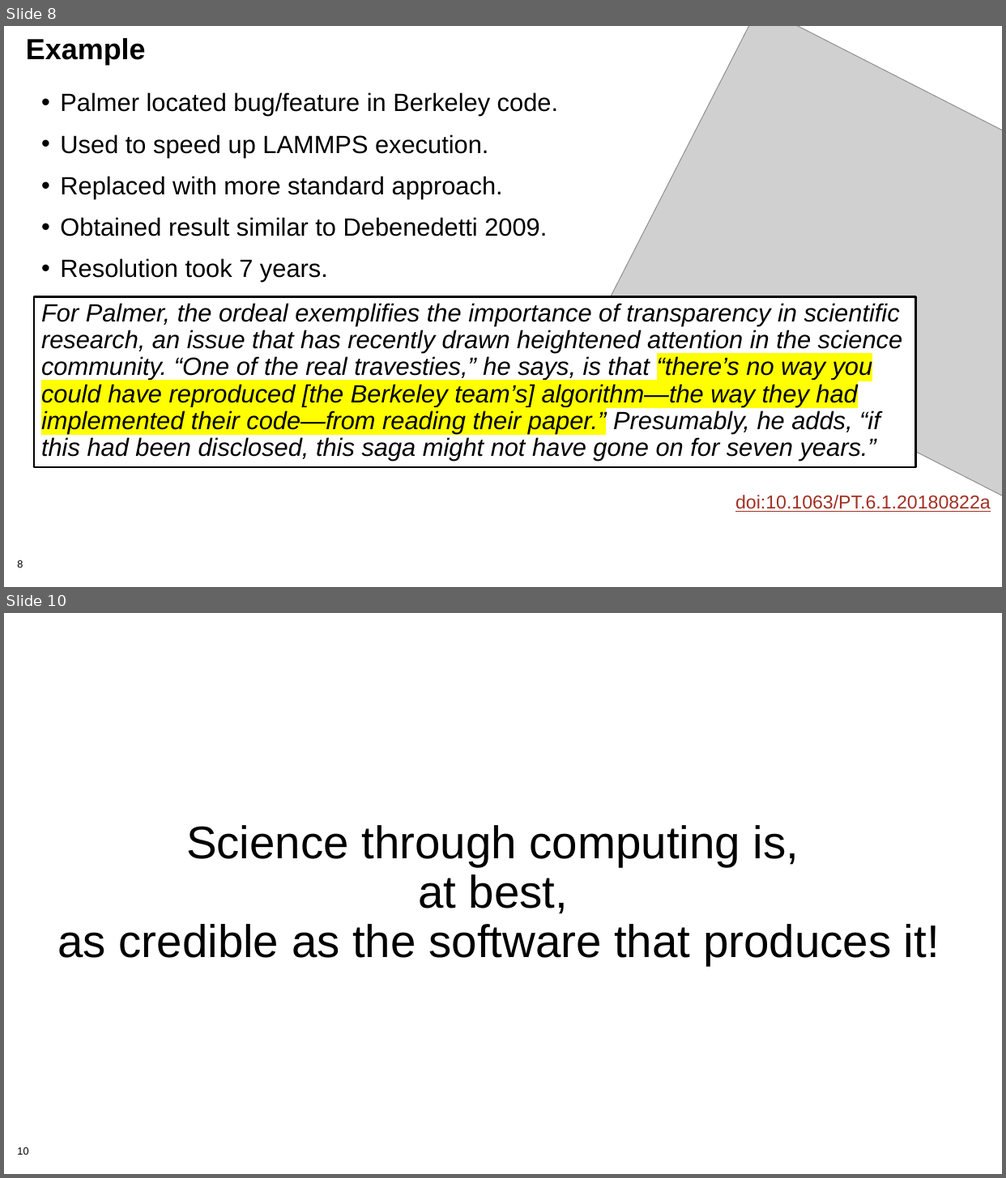
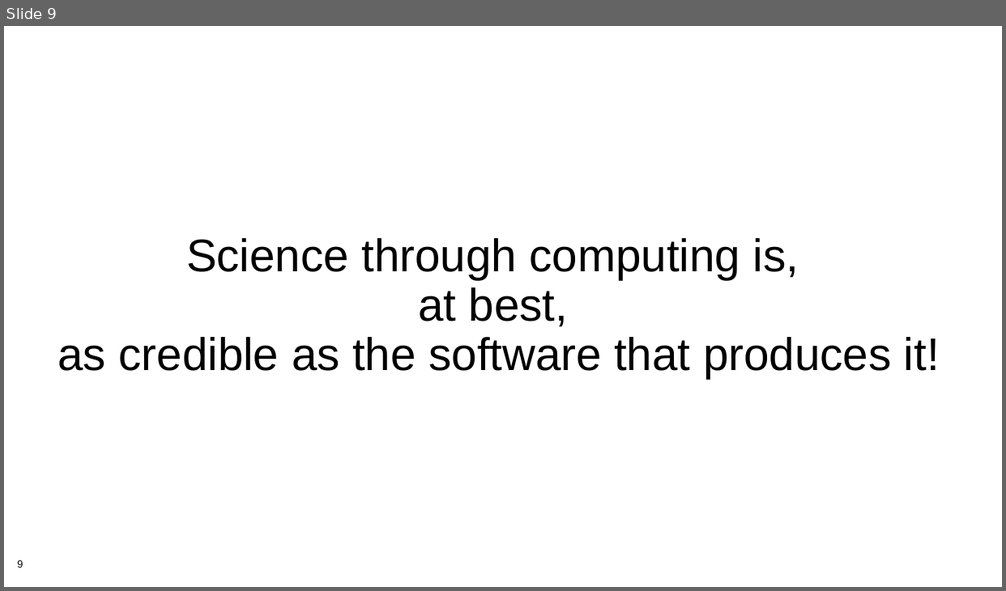
Before and after one commit to bssw-tutorial/presentations, a slide deck: repro-notebooks.pptx. Shown one above the other, each under a label of ours: slides 8 and 10 before the commit, slide 9 after it; the slides between them are not shown. The pictures are 1006x1178 and 1006x591 pixels, drawn with LibreOffice and Linux fonts; fonts in the diff are those of the drawing; grey boxes stand for pictures. Boxes give left, top, right and bottom in pixels: in the first picture for what was removed or moved away, otherwise in the second. Text is boxed around its words. In the diff, an @@ line names an element or a change of style, - is before the commit and + after.

Commit message:
Refinements to repro-notebooks presentation

```diff
--- a/repro-notebooks.pptx
+++ b/repro-notebooks.pptx
@@ slide 8 removed at bbox=[4, 26, 1002, 587], background #FFFFFF; not listed: 1 template element that a slide beside it also shows @@
@@ title removed at bbox=[26, 38, 146, 65] @@
-Example
@@ picture removed at bbox=[611, 26, 1002, 527] @@
@@ text removed at bbox=[60, 92, 558, 282] @@
-• Palmer located bug/feature in Berkeley code.
-• Used to speed up LAMMPS execution.
-• Replaced with more standard approach.
-• Obtained result similar to Debenedetti 2009.
-• Resolution took 7 years.
@@ rectangle removed at bbox=[34, 297, 916, 467] @@
-For Palmer, the ordeal exemplifies the importance of transparency in scientific research, an issue that has recently drawn heightened attention in the science community. “One of the real travesties,” he says, is that “there’s no way you could have reproduced [the Berkeley team’s] algorithm—the way they had implemented their code—from reading their paper.” Presumably, he adds, “if this had been disclosed, this saga might not have gone on for seven years.”
@@ text removed at bbox=[735, 495, 991, 512] @@
-doi:10.1063/PT.6.1.20180822a
@@ what was slide 10 is now slide 9 @@
@@ page number at bbox=[17, 561, 23, 568]: text changed @@
-10
+9
```
Also in this commit, not shown: 15 slides changed, 4 other slides removed.
